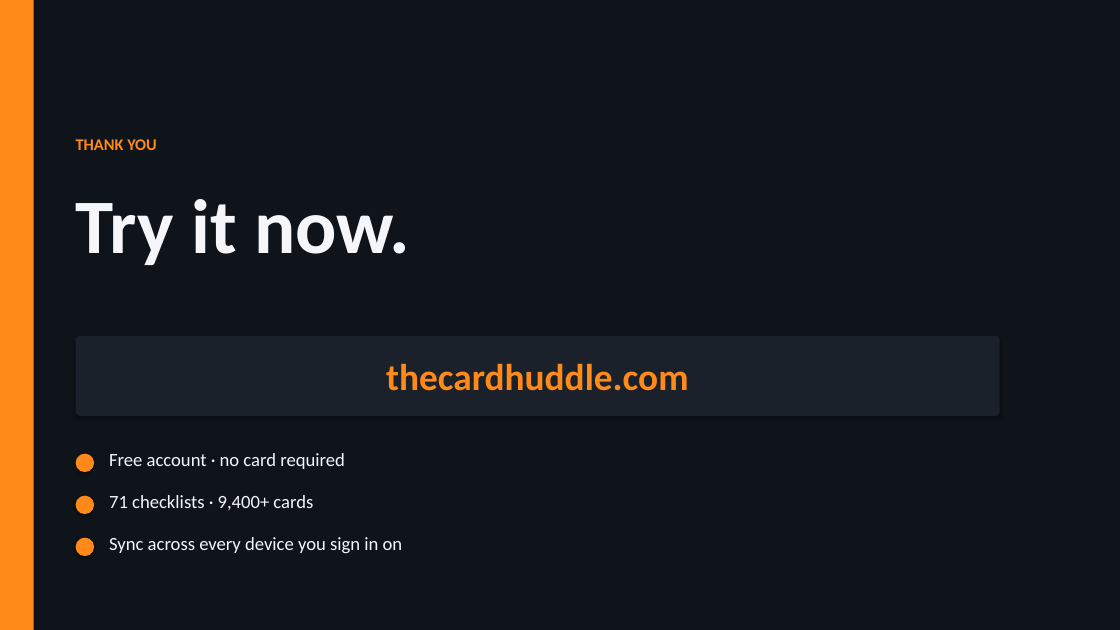
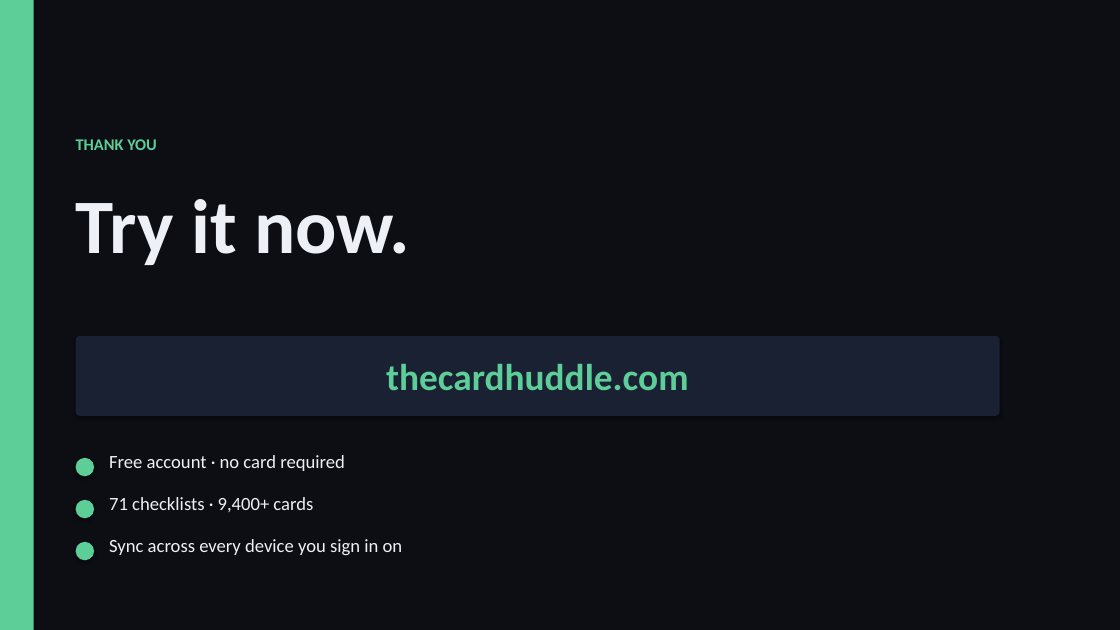
Before and after one commit to PeytonFrankeCode/FbAi, a slide deck: slide 15 of the-card-huddle-feature-tour.pptx. Drawn at 1120x630 pixels with LibreOffice and Linux fonts; fonts in the diff are those of the drawing. Boxes give left, top, right and bottom in pixels: in the first picture for what was removed or moved away, otherwise in the second. Text is boxed around its words. In the diff, an @@ line names an element or a change of style, - is before the commit and + after.

```diff
--- a/the-card-huddle-feature-tour.pptx
+++ b/the-card-huddle-feature-tour.pptx
@@ rectangle at (0, 0, 1120, 630): fill #0F141A to #0C0E14 @@
@@ text "THANK YOU" at (76, 139, 157, 150): text colour #FF8A1A to #5ECE99 @@
@@ text "thecardhuddle.com" at (386, 364, 688, 391): text colour #FF8A1A to #5ECE99 @@
@@ rounded rectangle at (76, 336, 1000, 416): fill #1A212B to #1A2133 @@
@@ text colour #F4F6FA to #EDF0F7 in 3 elements at (109, 455, 345, 471), (109, 497, 313, 512), (109, 539, 403, 555) @@
@@ fill #FF8A1A to #5ECE99 in 4 elements at (0, 0, 34, 630), (76, 458, 94, 476), (76, 500, 94, 518), (76, 542, 94, 560) @@
@@ 3 rounded rectangles: place and size @@
-3 rounded rectangles at (76, 454, 94, 556)
+3 rounded rectangles at (76, 458, 94, 560)
```
Also in this commit, not shown: 14 other slides changed.
